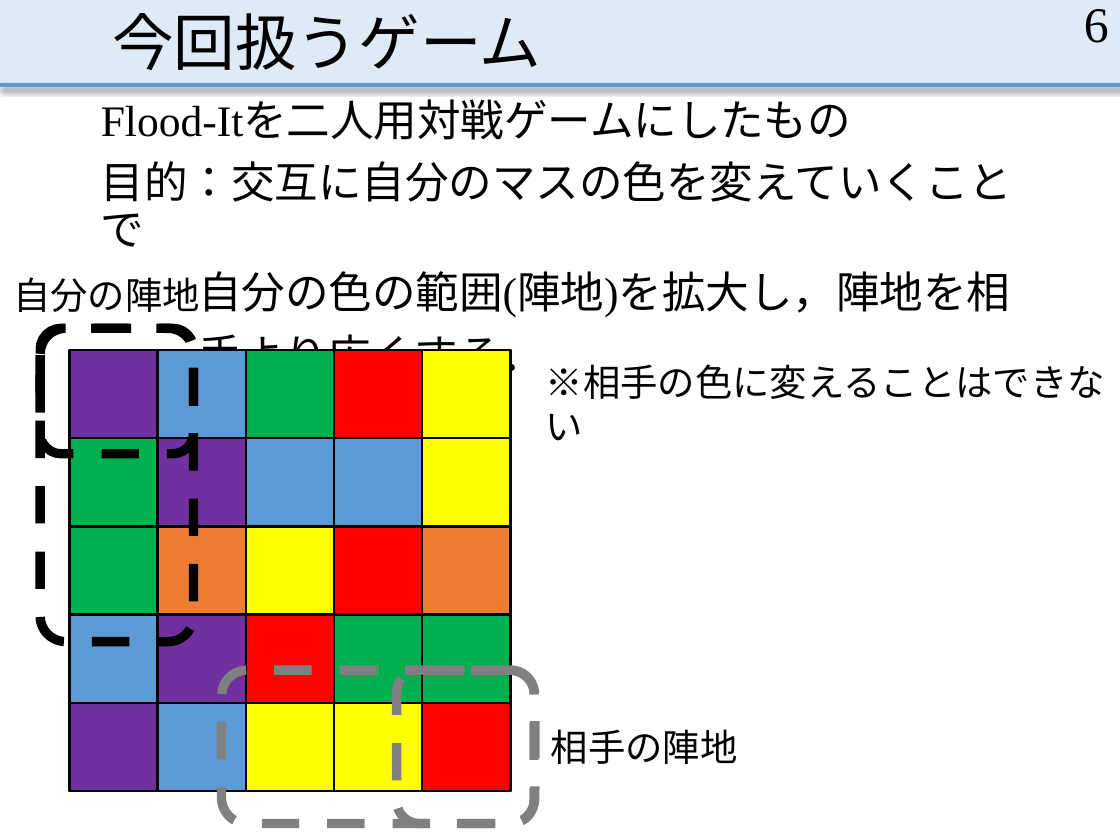
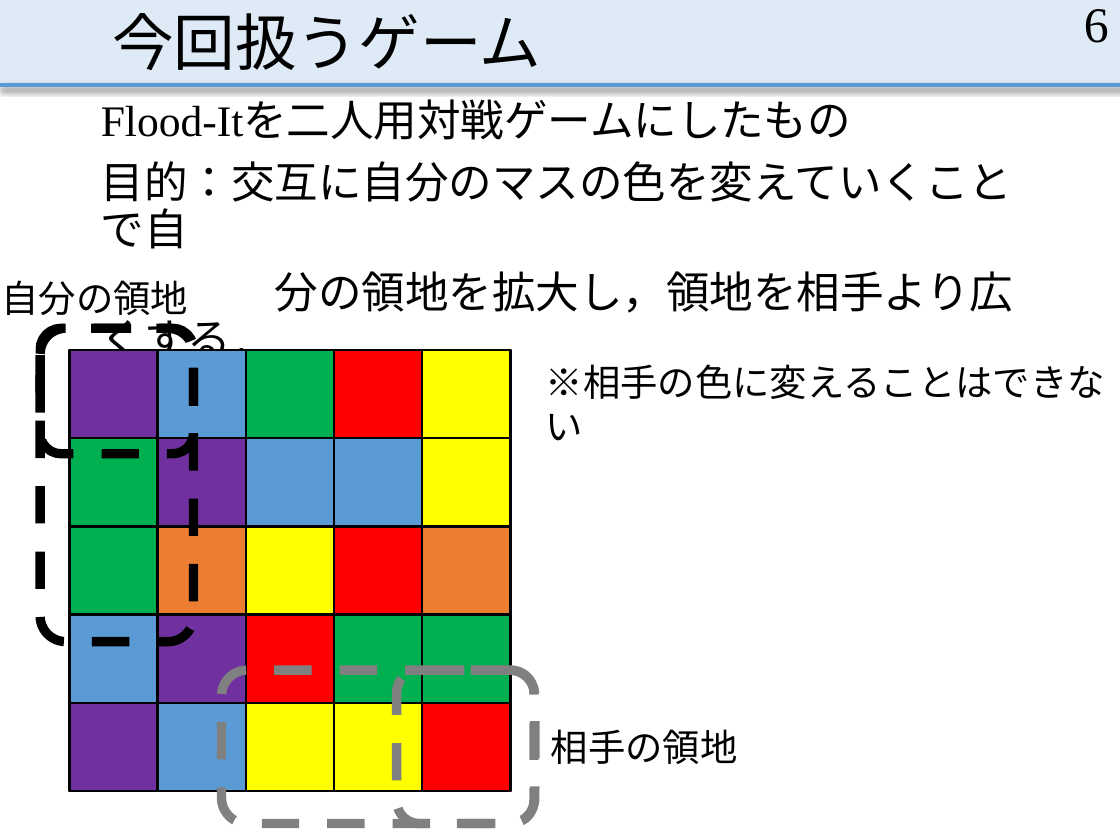
Before and after one commit to MasayaOda/SR, a slide deck: slide 6 of 中間発表.pptx. Drawn at 1120x840 pixels with LibreOffice and Linux fonts; fonts in the diff are those of the drawing. Boxes give left, top, right and bottom in pixels: in the first picture for what was removed or moved away, otherwise in the second. Text is boxed around its words. In the diff, an @@ line names an element or a change of style, - is before the commit and + after.

```diff
--- a/中間発表.pptx
+++ b/中間発表.pptx
@@ text at box(101, 161, 1014, 366): text changed @@
-目的：交互に自分のマスの色を変えていくことで
-自分の色の範囲(陣地)を拡大し，陣地を相
-手より広くする．
+目的：交互に自分のマスの色を変えていくことで自
+分の領地を拡大し，領地を相手より広くする．
@@ text at box(2, 280, 189, 322): text changed @@
-自分の陣地
+自分の領地
@@ text at box(551, 729, 738, 764): text changed @@
-相手の陣地
+相手の領地
```
Also in this commit, not shown: 8 other slides changed, 2 slides added.
